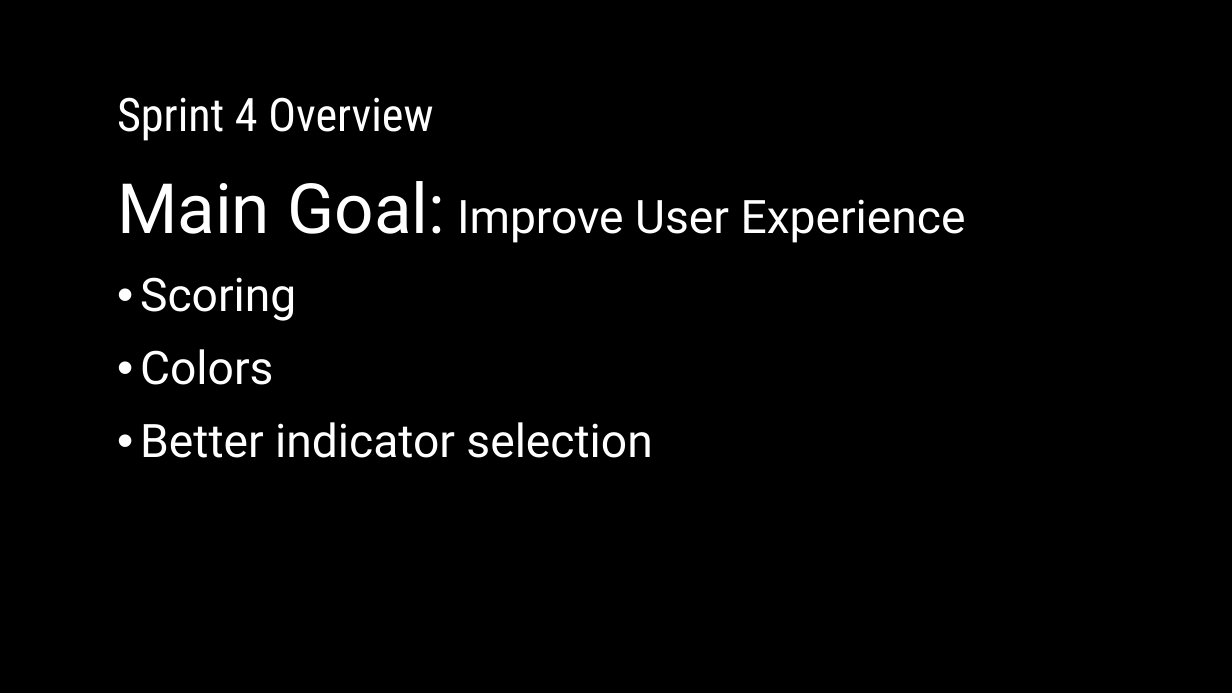
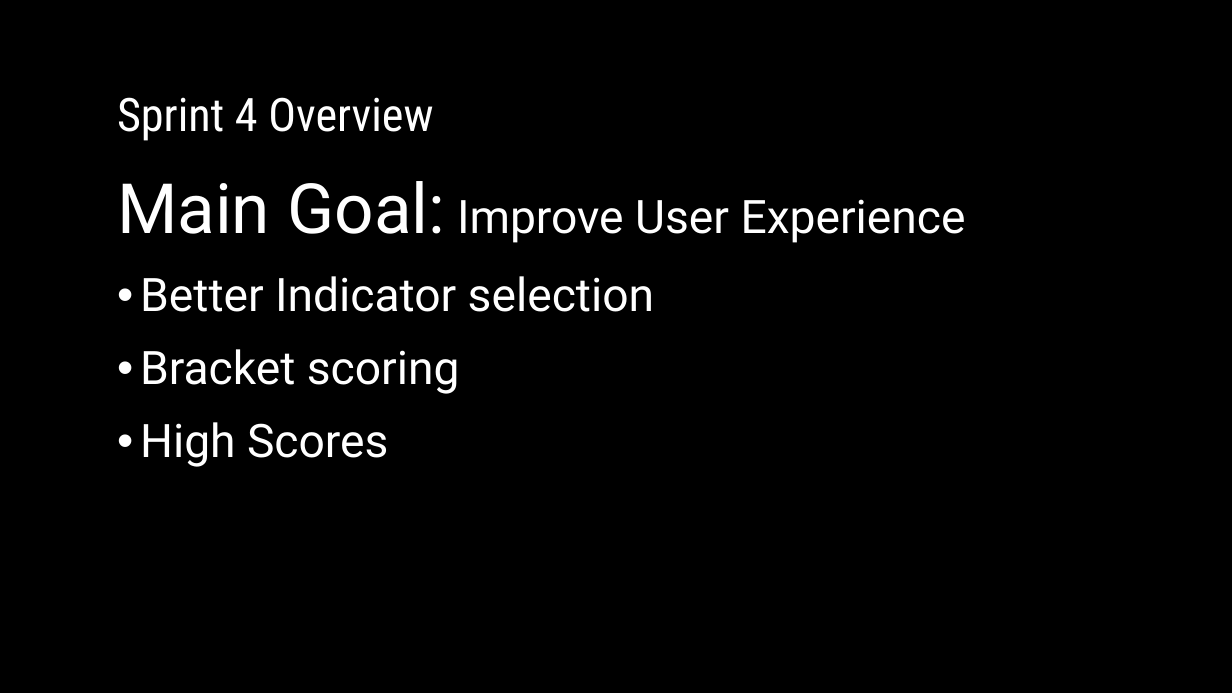
Before and after one commit to hattas/ncaa-bracket-predictor, a slide deck: slide 2 of documentation/sprint 4/Sprint 4 powerpoint.pptx. Drawn at 1232x693 pixels with LibreOffice and Linux fonts; fonts in the diff are those of the drawing; background and template pictures are left out. Boxes give left, top, right and bottom in pixels: in the first picture for what was removed or moved away, otherwise in the second. Text is boxed around its words. In the diff, an @@ line names an element or a change of style, - is before the commit and + after.

```diff
--- a/documentation/sprint 4/Sprint 4 powerpoint.pptx
+++ b/documentation/sprint 4/Sprint 4 powerpoint.pptx
@@ text at (140, 276, 654, 467): text changed @@
-• Scoring
-• Colors
-• Better indicator selection
+• Better Indicator selection
+• Bracket scoring
+• High Scores
```
Also in this commit, not shown: 4 other slides changed, 4 other files.
